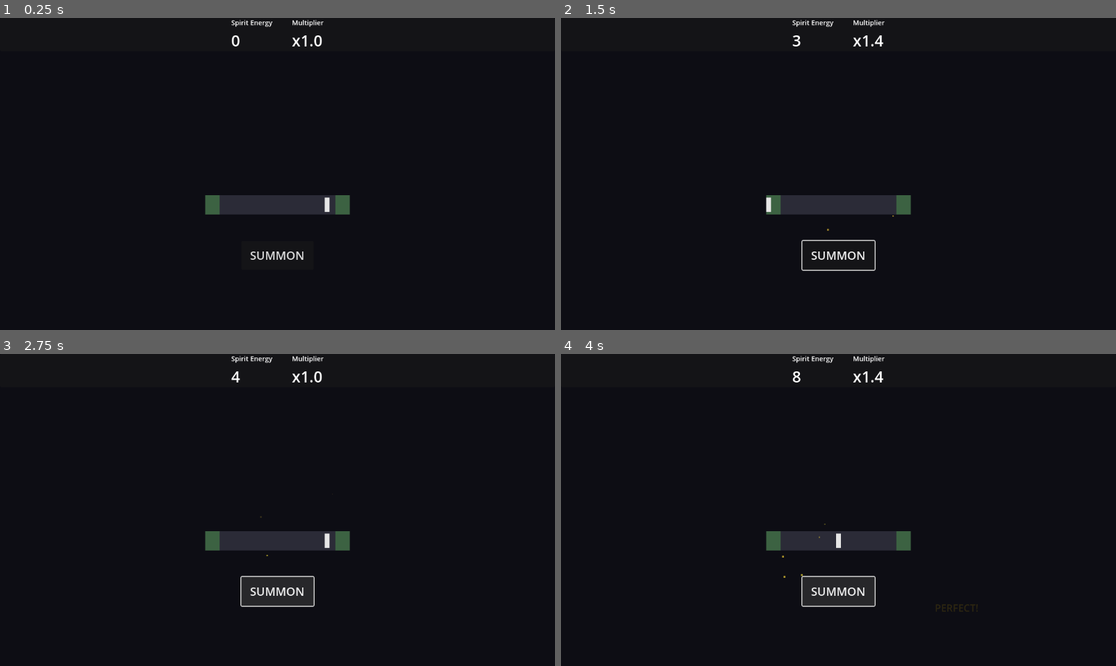
Above: before the commit, frames 1-4 (two rows, left to right).
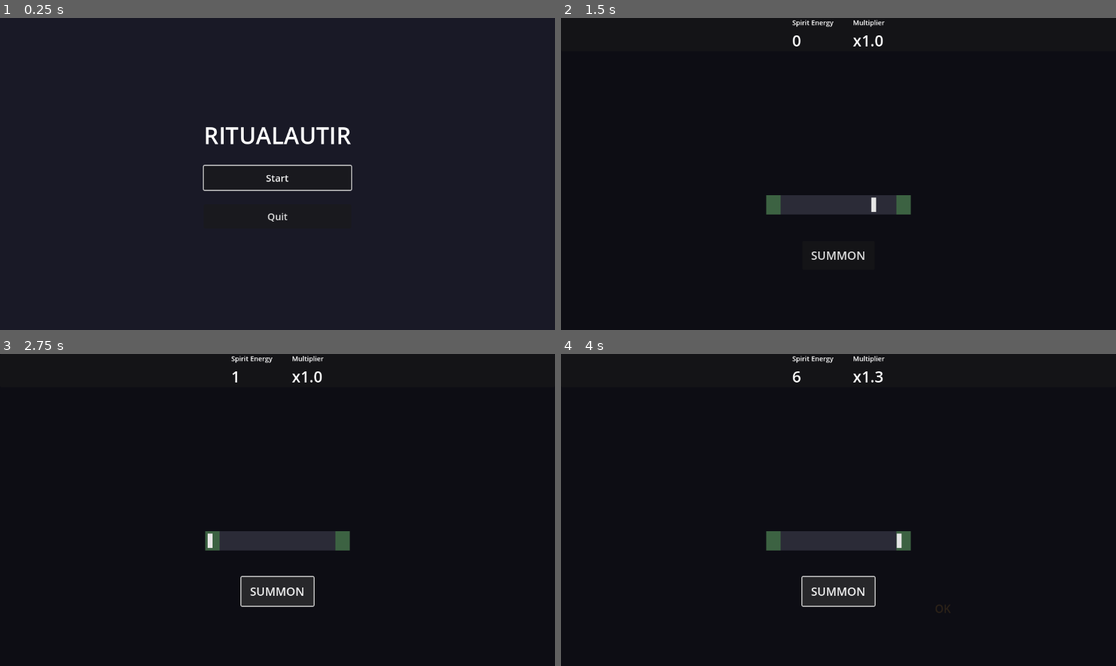
Above: after the commit, the same moments.

Repository: goatonabicycle/ritualautir
Game: Godot game, scene res://menu.tscn
Two runs of this game, one before a commit and one after it. Both use one fixed random seed, a clock stepped at 60 frames per second and the inputs below. Before the commit the project starts from res://main.tscn.
Inputs (mouse positions are in pixels of both pictures, inside the frame that each line leads up to):
- Up to frame 1 (0.25 s): no input
- Up to frame 2 (1.5 s): click (838, 255) at 0.5 s, where only the run before the commit has a clickable "SUMMON"; click (838, 177) at 1.25 s, where only the run after the commit has a clickable "Start"
- Up to frame 3 (2.75 s): click "SUMMON" at 2 s
- Up to frame 4 (4 s): click "SUMMON" at 2.75 s; click "SUMMON" at 3.5 s

The runs differ from the first frame. In frame 1, 2.5% of the frame differs, in the area x 36-64%, y 0-78%; in frame 2, 0.3%; in frame 3, 0.1%; in frame 4, 0.2%.

Commit message:
A very simple menu

Diff:
--- a/ritualautir/main.gd
+++ b/ritualautir/main.gd
@@ -12,14 +12,19 @@
 @onready var left_zone = $GameArea/CenterContainer/RitualCircle/RhythmBar/LeftZone
 @onready var right_zone = $GameArea/CenterContainer/RitualCircle/RhythmBar/RightZone
 @onready var click_shadow = $GameArea/CenterContainer/RitualCircle/RhythmBar/ClickShadow
+@onready var rhythm_bar = $GameArea/CenterContainer/RitualCircle/RhythmBar
 
 func _ready():
 	summon_button.pressed.connect(on_click)
 
+func _input(event):
+	if event.is_action_pressed("ui_cancel"):
+		get_tree().change_scene_to_file("res://menu.tscn")
+
 func _process(delta):
 	timer += delta
 	move_block()
-	add_floating_particles(delta)
+	pulse_rhythm_bar(delta)
 	add_passive_energy(delta)
 	decay_multiplier(delta)
 	update_ui()
@@ -29,9 +34,12 @@
 	var x = sin(position_in_cycle * TAU) * 145 + 145
 	moving_block.position.x = x
 
-func add_floating_particles(delta):
-	if randf() < 0.02 * multiplier:
-		spawn_energy_particle()
+func pulse_rhythm_bar(delta):
+	if rhythm_bar:
+		var base_scale = 1.0
+		var pulse_amount = 0.02 * min(multiplier / 3.0, 1.0)
+		var pulse = sin(timer * 3.0) * pulse_amount + base_scale
+		rhythm_bar.scale.y = pulse
 
 func add_passive_energy(delta):
 	energy += 0.2 * multiplier * delta
@@ -46,8 +54,9 @@
 func on_click():
 	var block_x = moving_block.position.x + 5
 	var distance_to_edge = min(block_x, 290 - block_x)
+	var is_left_side = block_x < 145
 
-	play_sound(distance_to_edge)
+	play_sound(distance_to_edge, is_left_side)
 	show_shadow()
 
 	var zone = get_hit_zone(block_x)
@@ -95,8 +104,12 @@
 			"text": "MISS"
 		}
 
-func play_sound(distance):
-	click_sound.pitch_scale = 1.2 + (1.0 - distance / 150.0) * 0.6
+func play_sound(distance, is_left):
+	if is_left:
+		click_sound.pitch_scale = 0.8 + (1.0 - distance / 150.0) * 0.3
+	else:
+		click_sound.pitch_scale = 6.4 + (1.0 - distance / 150.0) * 0.6
+
 	click_sound.volume_db = -14 + max(0, (50 - distance) / 10)
 	click_sound.play()
 
@@ -156,22 +169,3 @@
 	tween.tween_property(zone, "modulate:a", 1.5, 0.1)
 	tween.tween_property(zone, "modulate:a", 1.0, 0.2)
 	tween.tween_callback(func(): zone.color = Color(0.3, 0.6, 0.3, 0.5))
-
-func spawn_energy_particle():
-	var particle = ColorRect.new()
-	$GameArea/CenterContainer/RitualCircle.add_child(particle)
-	particle.size = Vector2(4, 4)
-	particle.color = Color(randf_range(0.8, 1.0), randf_range(0.6, 0.9), 0.2, 0.8)
-	particle.position = Vector2(randf_range(50, 350), 300)
-
-	var target_y = randf_range(50, 150)
-	var drift_x = randf_range(-30, 30)
-	var duration = randf_range(2.0, 3.5)
-
-	var tween = create_tween()
-	tween.set_parallel()
-	tween.tween_property(particle, "position:y", target_y, duration).set_ease(Tween.EASE_OUT)
-	tween.tween_property(particle, "position:x", particle.position.x + drift_x, duration)
-	tween.tween_property(particle, "modulate:a", 0.0, duration)
-	tween.tween_property(particle, "scale", Vector2(0.5, 0.5), duration)
-	tween.chain().tween_callback(func(): particle.queue_free())
--- /dev/null
+++ b/ritualautir/menu.gd
@@ -0,0 +1,15 @@
+extends Control
+
+@onready var start_button = $CenterContainer/VBoxContainer/StartButton
+@onready var quit_button = $CenterContainer/VBoxContainer/QuitButton
+
+func _ready():
+	start_button.pressed.connect(_on_start_pressed)
+	quit_button.pressed.connect(_on_quit_pressed)
+	start_button.grab_focus()
+
+func _on_start_pressed():
+	get_tree().change_scene_to_file("res://main.tscn")
+
+func _on_quit_pressed():
+	get_tree().quit()
--- /dev/null
+++ b/ritualautir/menu.tscn
@@ -0,0 +1,44 @@
+[gd_scene load_steps=2 format=3 uid="uid://dop2e3x2mum02"]
+
+[ext_resource type="Script" uid="uid://ck6j7mgeqhgaq" path="res://menu.gd" id="1"]
+
+[node name="Menu" type="Control"]
+layout_mode = 3
+anchors_preset = 15
+anchor_right = 1.0
+anchor_bottom = 1.0
+script = ExtResource("1")
+
+[node name="ColorRect" type="ColorRect" parent="."]
+layout_mode = 0
+anchor_right = 1.0
+anchor_bottom = 1.0
+color = Color(0.1, 0.1, 0.15, 1)
+
+[node name="CenterContainer" type="CenterContainer" parent="."]
+layout_mode = 0
+anchor_right = 1.0
+anchor_bottom = 1.0
+
+[node name="VBoxContainer" type="VBoxContainer" parent="CenterContainer"]
+custom_minimum_size = Vector2(200, 0)
+layout_mode = 2
+theme_override_constants/separation = 30
+
+[node name="Title" type="Label" parent="CenterContainer/VBoxContainer"]
+layout_mode = 2
+theme_override_font_sizes/font_size = 48
+text = "RITUALAUTIR"
+horizontal_alignment = 1
+
+[node name="StartButton" type="Button" parent="CenterContainer/VBoxContainer"]
+custom_minimum_size = Vector2(200, 50)
+layout_mode = 2
+theme_override_font_sizes/font_size = 20
+text = "Start"
+
+[node name="QuitButton" type="Button" parent="CenterContainer/VBoxContainer"]
+custom_minimum_size = Vector2(200, 50)
+layout_mode = 2
+theme_override_font_sizes/font_size = 20
+text = "Quit"
--- a/ritualautir/project.godot
+++ b/ritualautir/project.godot
@@ -11,7 +11,7 @@
 [application]
 
 config/name="Ritualautir"
-run/main_scene="uid://ryloqukt2276"
+run/main_scene="res://menu.tscn"
 config/features=PackedStringArray("4.4", "Forward Plus")
 boot_splash/show_image=false
 boot_splash/fullsize=false
Not shown, added: ritualautir/menu.gd.uid
